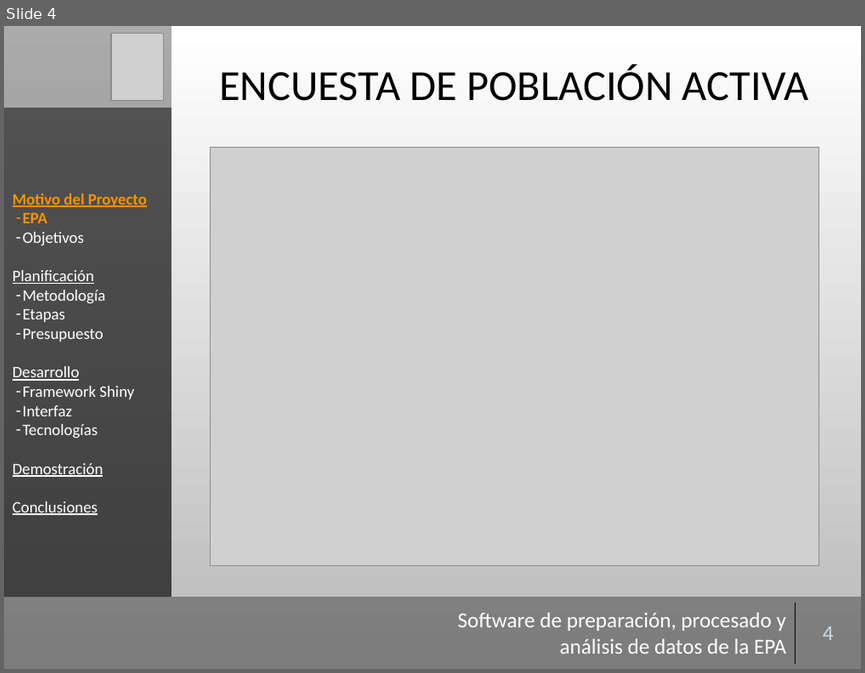
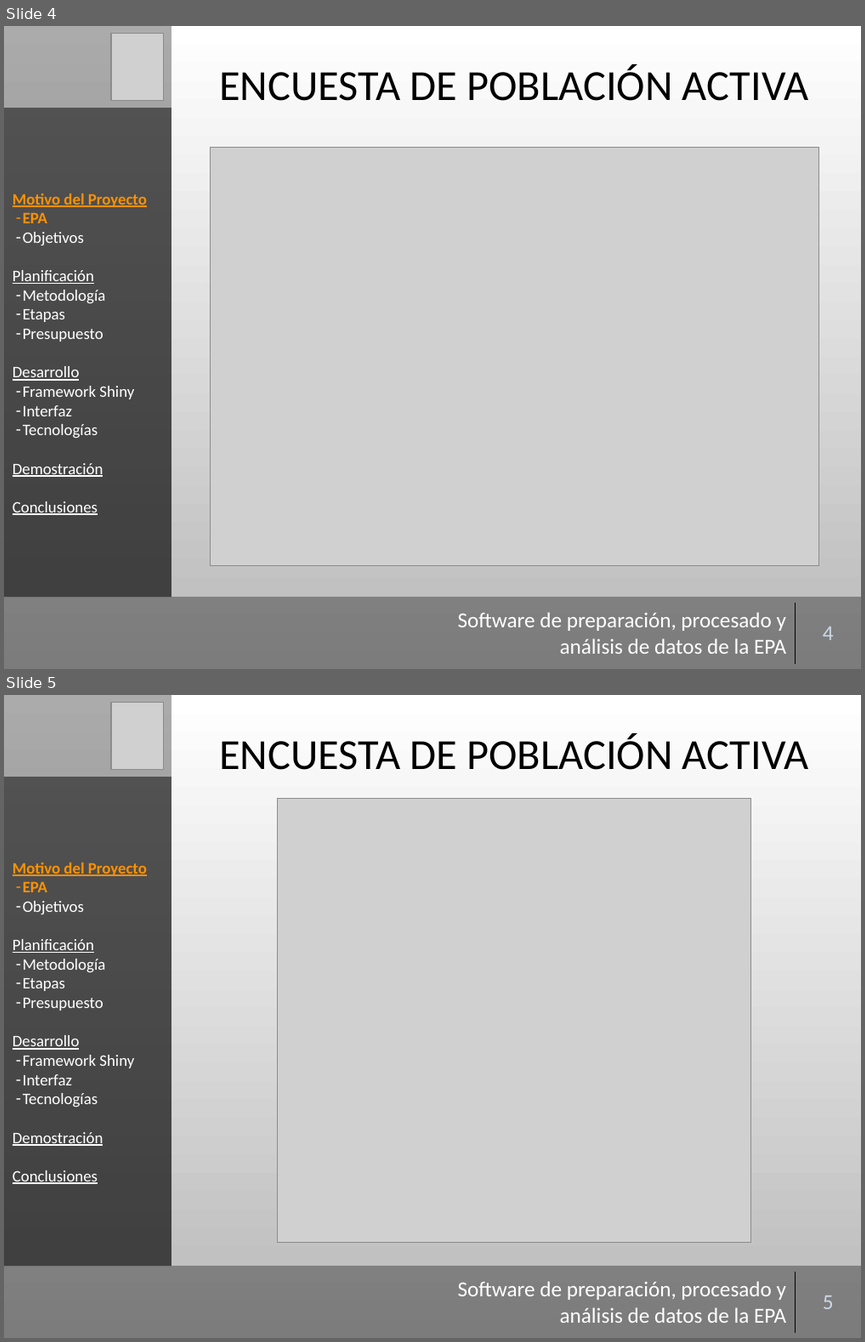
Before and after one commit to Gaulent/epa_explorer, a slide deck: mem/presentacion.pptx. Shown one above the other, each under a label of ours: slide 4 before the commit, slides 4 and 5 after it. The pictures are 865x673 and 865x1342 pixels, drawn with LibreOffice and Linux fonts; fonts in the diff are those of the drawing; grey boxes stand for pictures; background and template pictures are left out. Boxes give left, top, right and bottom in pixels: in the first picture for what was removed or moved away, otherwise in the second. Text is boxed around its words. In the diff, an @@ line names an element or a change of style, - is before the commit and + after.

```diff
--- a/mem/presentacion.pptx
+++ b/mem/presentacion.pptx
@@ slide 5 added at (4, 695, 861, 1338), background picture (left out) @@
@@ rectangle added at (4, 695, 171, 1265), fill #000000 at 33% opacity @@
@@ picture added at (111, 702, 163, 770) @@
@@ title added at (219, 733, 808, 770), 36 pt, text #000000 @@
+ENCUESTA DE POBLACIÓN ACTIVA
@@ rectangle added at (4, 777, 171, 1265), fill #000000 at 50% opacity, 13.5 pt, text #FFFFFF @@
+Motivo del Proyecto
+– EPA
+– Objetivos
+Planificación
+– Metodología
+– Etapas
+– Presupuesto
+Desarrollo
+– Framework Shiny
+– Interfaz
+– Tecnologías
+Demostración
+Conclusiones
@@ picture added at (278, 798, 750, 1242) @@
@@ rectangle added at (4, 1265, 861, 1338), fill #000000 at 33% opacity @@
@@ table added at (445, 1271, 861, 1332), 1 rows, 2 columns @@
+Software de preparación, procesado y análisis de datos de la EPA | 5
```
Also in this commit, not shown: 17 slides changed.
